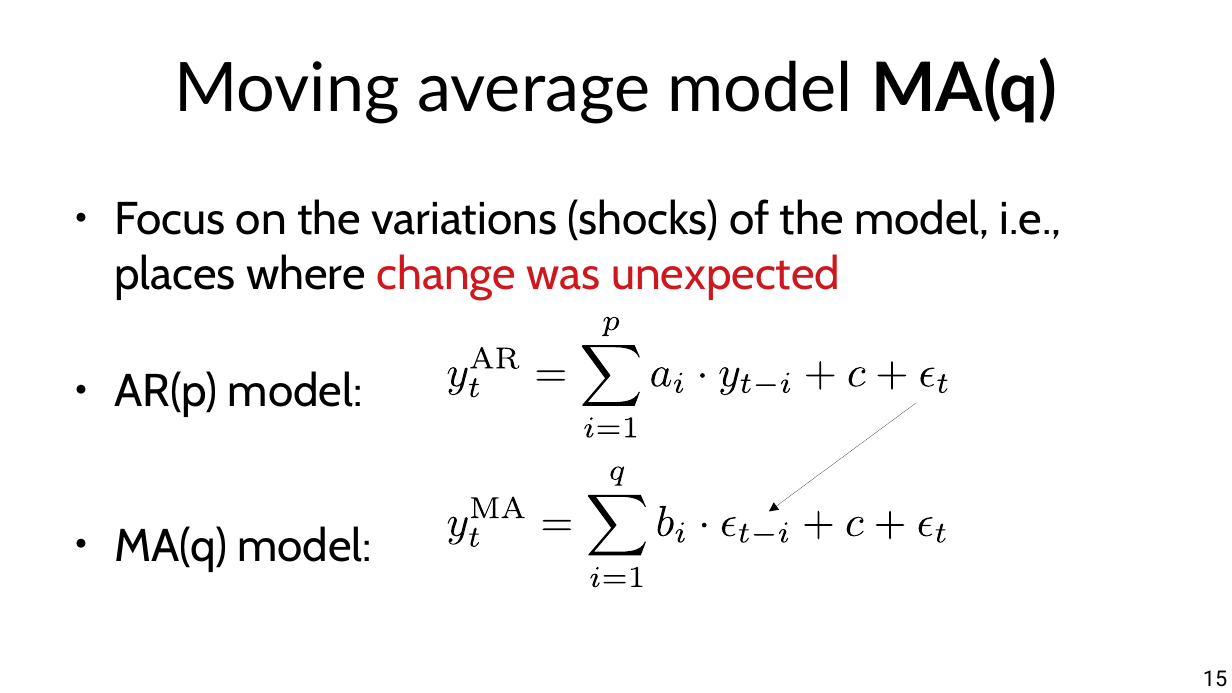
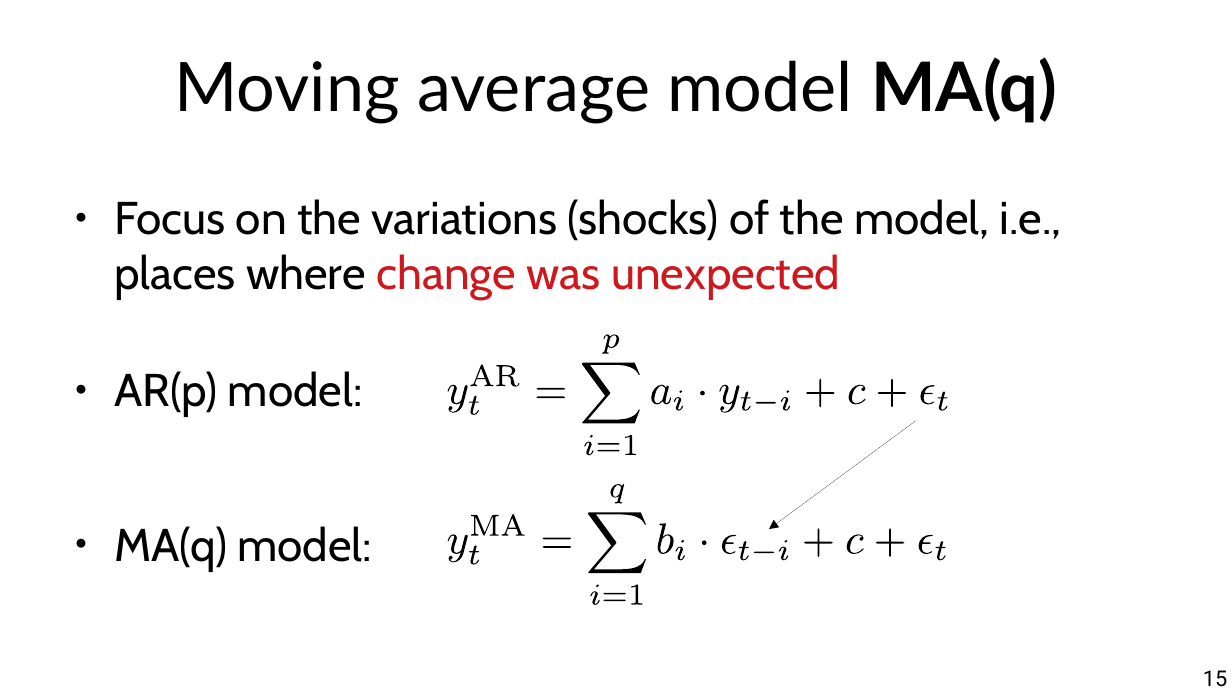
Before and after one commit to marco-calautti/data-mining-course, a slide deck: slide 15 of theory/odp/tt29_forecasting.odp. Drawn at 1232x693 pixels with LibreOffice and Linux fonts; fonts in the diff are those of the drawing. Boxes give left, top, right and bottom in pixels: in the first picture for what was removed or moved away, otherwise in the second. Text is boxed around its words. In the diff, an @@ line names an element or a change of style, - is before the commit and + after.

```diff
--- a/theory/odp/tt29_forecasting.odp
+++ b/theory/odp/tt29_forecasting.odp
@@ 12 freeform shapes, 1 arrow moved together from (x1=446, y1=347, x2=948, y2=588) to (x1=446, y1=364, x2=948, y2=605) @@
@@ 33 freeform shapes moved together from (x1=468, y1=316, x2=946, y2=587) to (x1=468, y1=334, x2=946, y2=605) @@
```
Also in this commit, not shown: 13 other slides changed, 6 other files.
